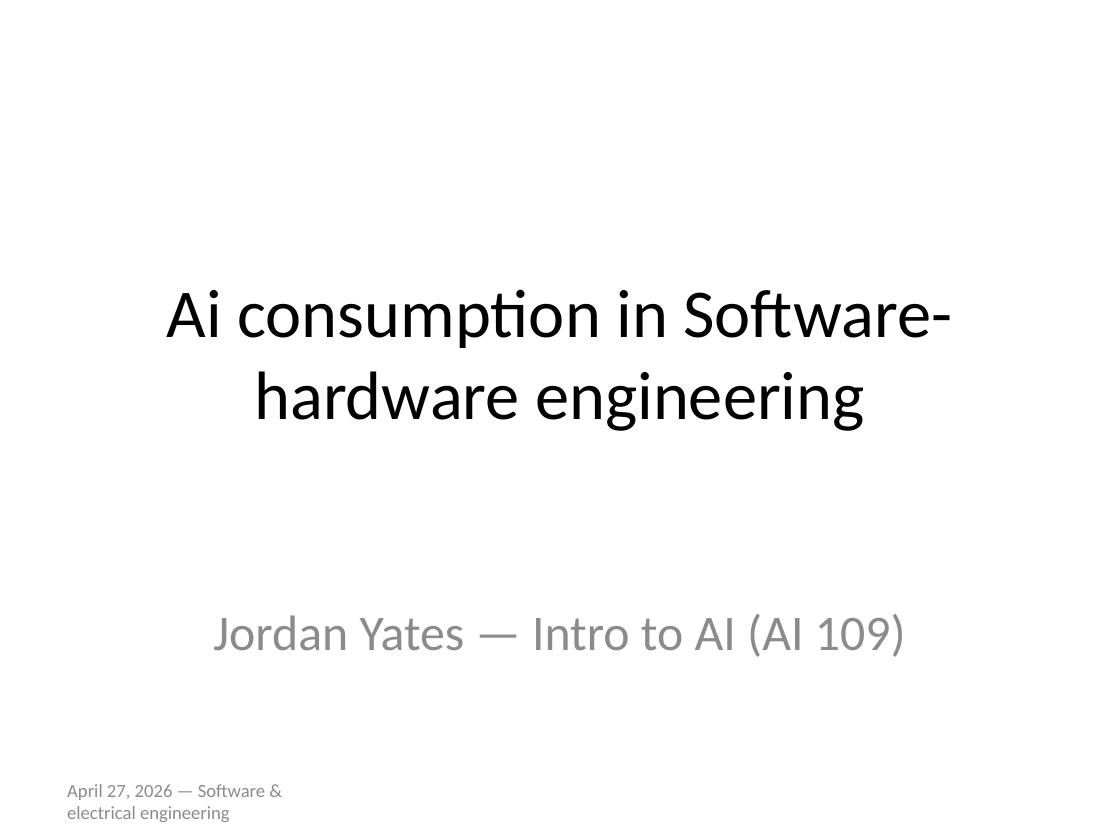
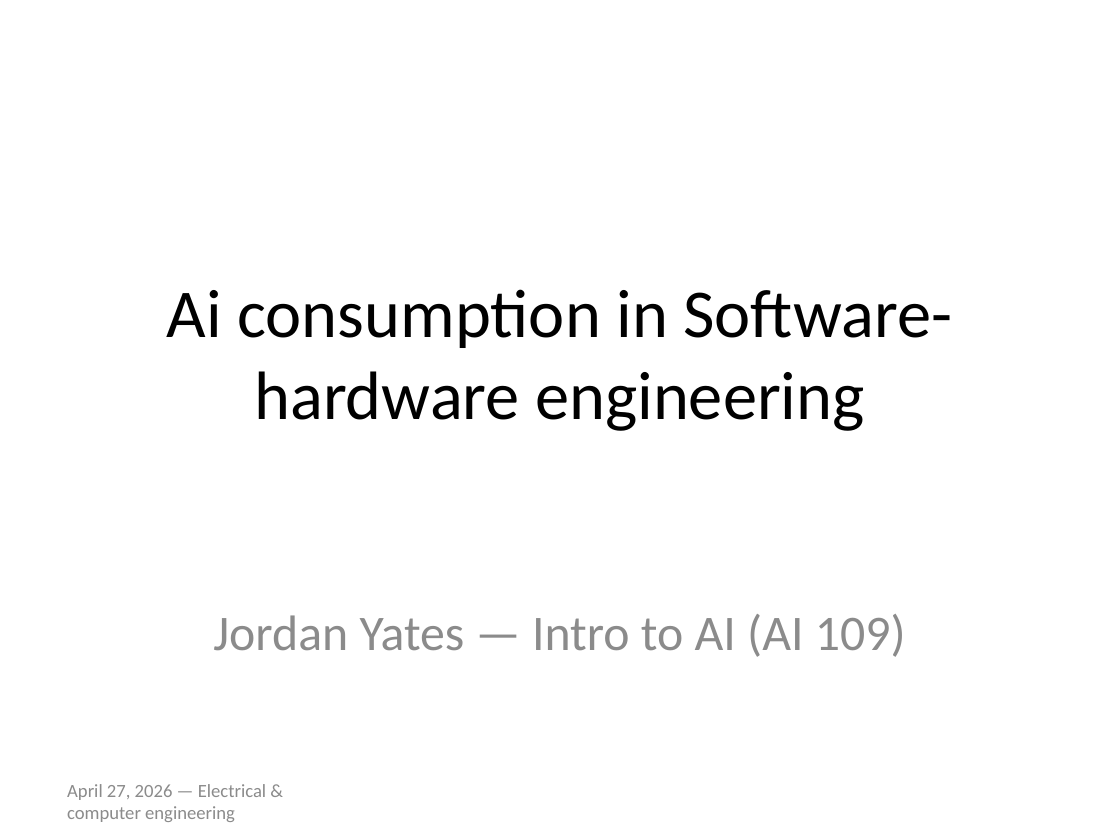
Before and after one commit to jyates301/-jyates301-.github.io, a slide deck: slide 1 of career-slides.pptx. Drawn at 1120x840 pixels with LibreOffice and Linux fonts; fonts in the diff are those of the drawing. Boxes give left, top, right and bottom in pixels: in the first picture for what was removed or moved away, otherwise in the second. Text is boxed around its words. In the diff, an @@ line names an element or a change of style, - is before the commit and + after.

Commit message:
Update career presentation title to emphasize AI integration in software-hardware engineering

```diff
--- a/career-slides.pptx
+++ b/career-slides.pptx
@@ text at [67, 784, 266, 822]: text changed @@
-April 27, 2026 — Software & electrical engineering
+April 27, 2026 — Electrical & computer engineering
```
Also in this commit, not shown: 3 other slides changed.
